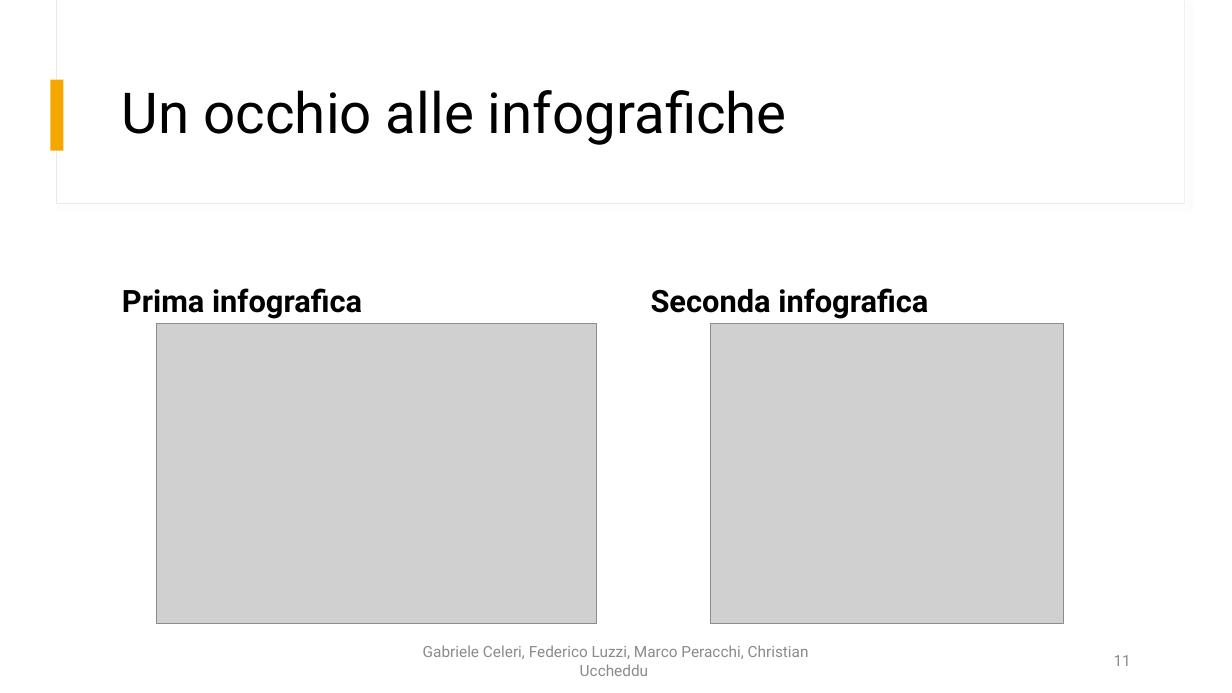
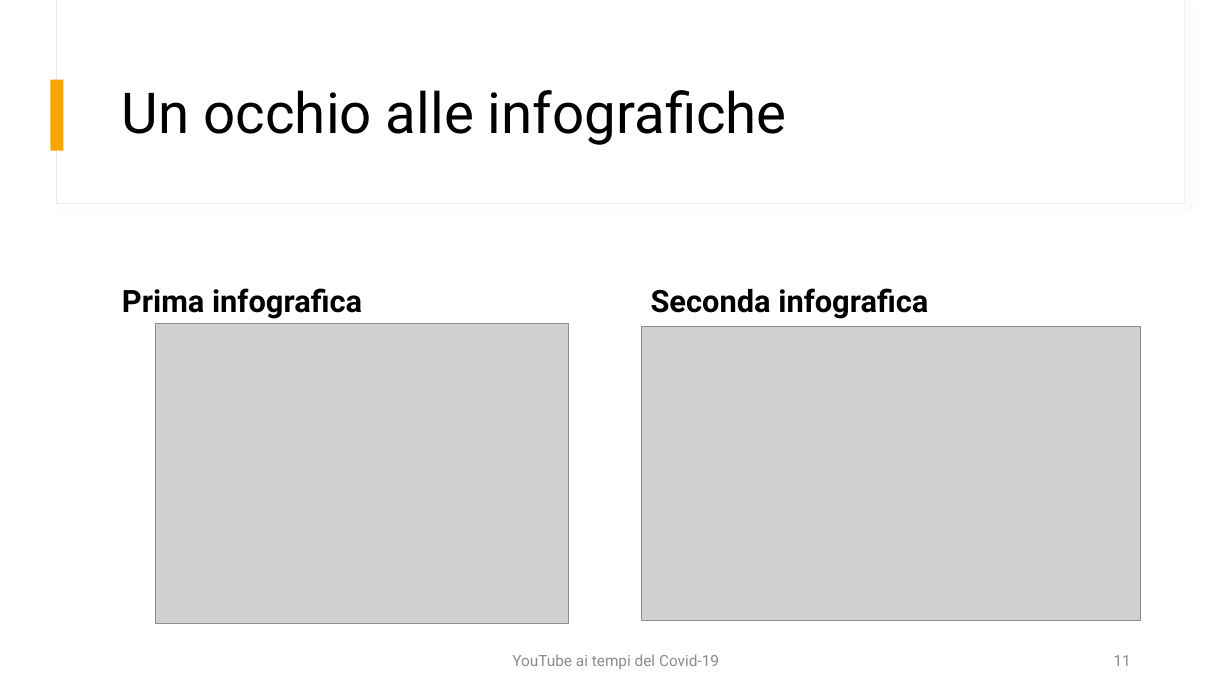
Before and after one commit to fedelux3/Youtube_trending_analysis, a slide deck: slide 11 of presentazione/presentazione.pptx. Drawn at 1232x693 pixels with LibreOffice and Linux fonts; fonts in the diff are those of the drawing; grey boxes stand for pictures. Boxes give left, top, right and bottom in pixels: in the first picture for what was removed or moved away, otherwise in the second. Text is boxed around its words. In the diff, an @@ line names an element or a change of style, - is before the commit and + after.

```diff
--- a/presentazione/presentazione.pptx
+++ b/presentazione/presentazione.pptx
@@ picture: place and size @@
-picture at [157,323,597,624]
+picture at [156,323,569,624]
@@ picture: place and size @@
-picture at [711,323,1064,624]
+picture at [641,327,1141,621]
@@ text at [512,654,719,669]: text changed @@
-Gabriele Celeri, Federico Luzzi, Marco Peracchi, Christian Uccheddu
+YouTube ai tempi del Covid-19
```
Also in this commit, not shown: 11 other slides changed, 1 slide added, 19 other files.
